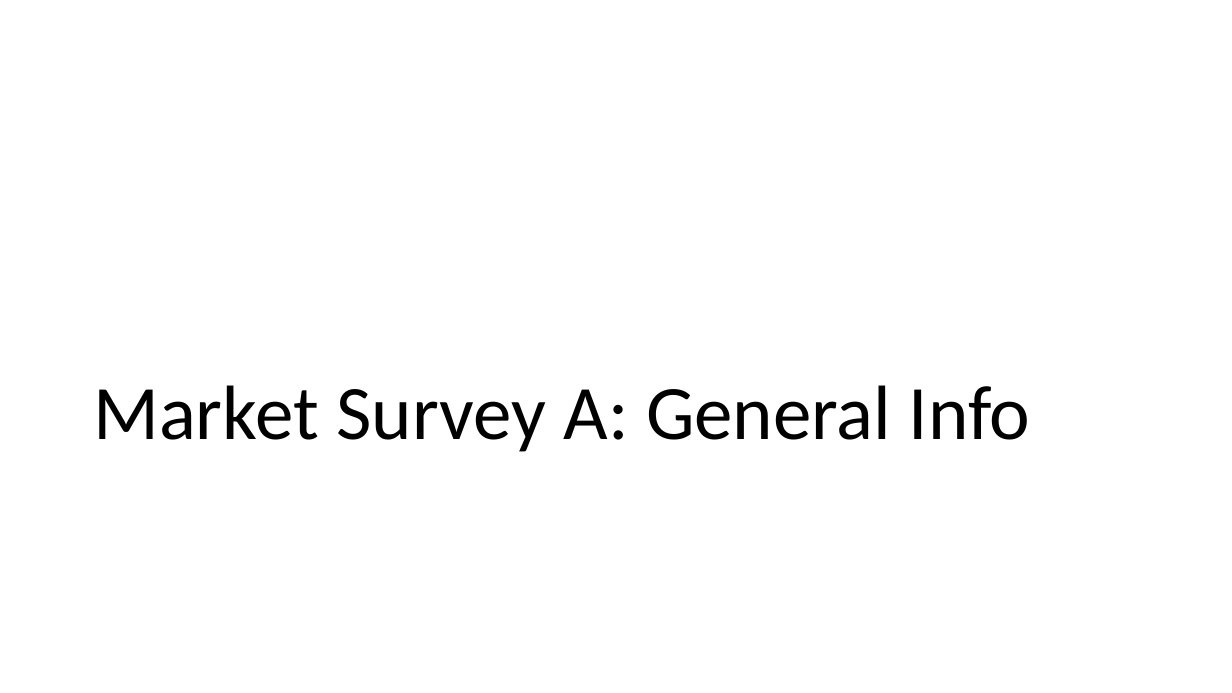
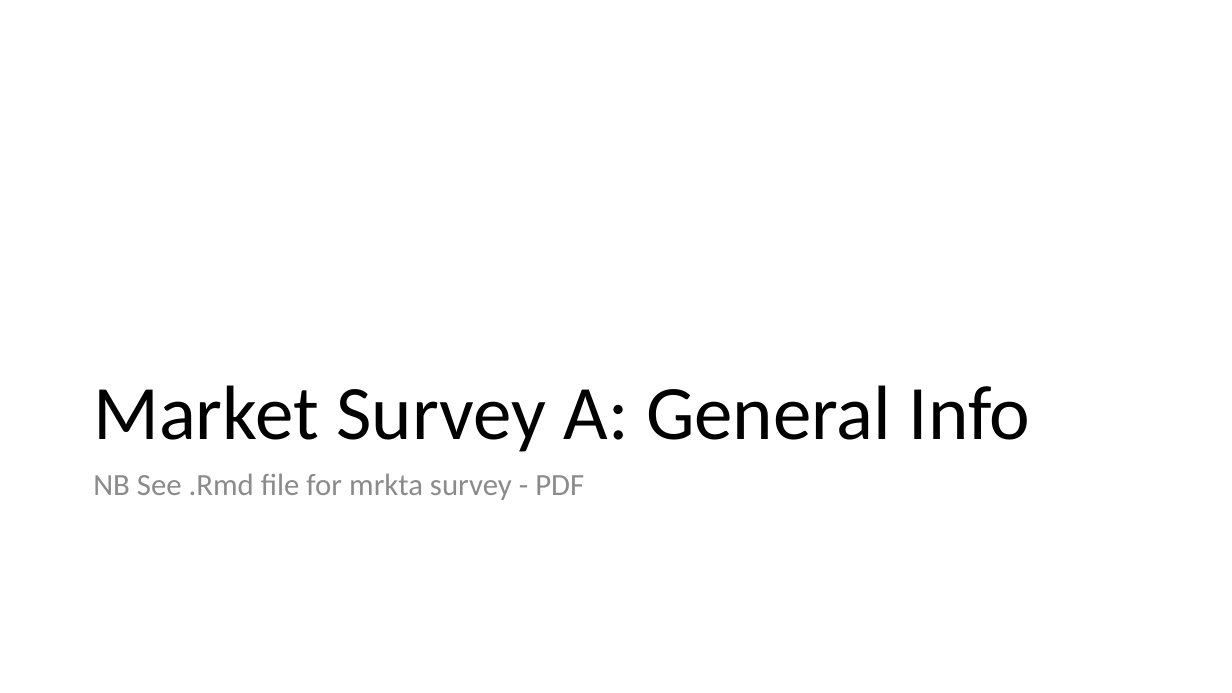
Before and after one commit to BethSavagar/Tanzania_markets, a slide deck: slide 2 of results-presentations/markets-descriptive-analysis.pptx. Drawn at 1232x693 pixels with LibreOffice and Linux fonts; fonts in the diff are those of the drawing. Boxes give left, top, right and bottom in pixels: in the first picture for what was removed or moved away, otherwise in the second. Text is boxed around its words. In the diff, an @@ line names an element or a change of style, - is before the commit and + after.

Commit message:
adding .Rmd files for analysis of mrkta and mrktc surveys

```diff
--- a/results-presentations/markets-descriptive-analysis.pptx
+++ b/results-presentations/markets-descriptive-analysis.pptx
@@ text added at [93,473,584,500], 24 pt, text #8C8C8C @@
+NB See .Rmd file for mrkta survey - PDF
```
Also in this commit, not shown: 2 other slides changed, 3 slides added, 7 other files.
